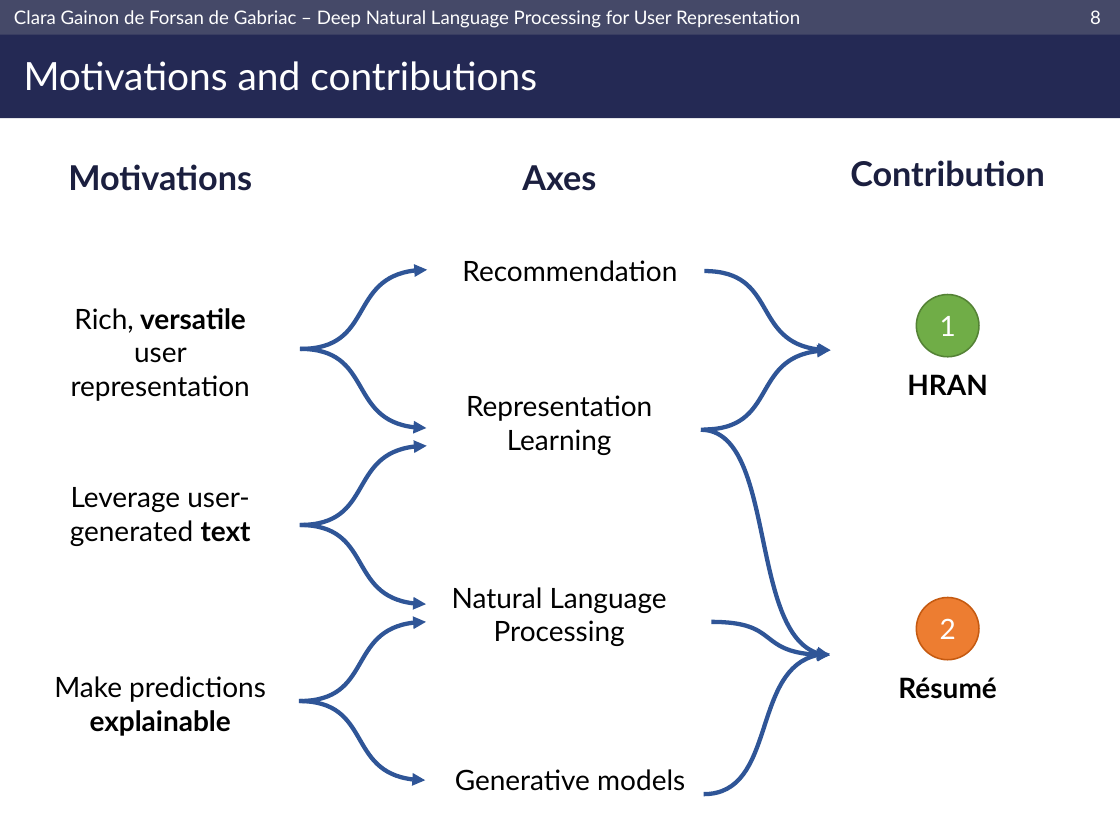
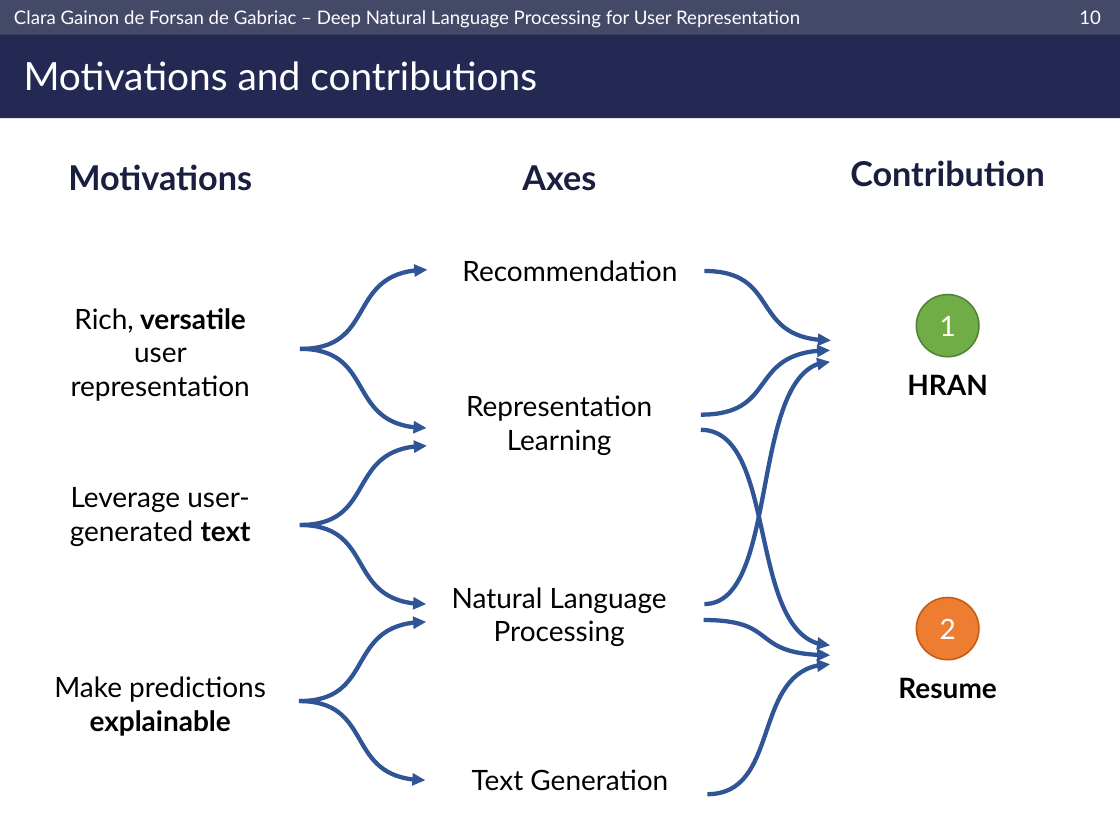
Before and after one commit to clara-gdef/defense, a slide deck: slide 11 of defense.pptx (slide 9 before the commit). Drawn at 1120x840 pixels with LibreOffice and Linux fonts; fonts in the diff are those of the drawing; background and template pictures are left out. Boxes give left, top, right and bottom in pixels: in the first picture for what was removed or moved away, otherwise in the second. Text is boxed around its words. In the diff, an @@ line names an element or a change of style, - is before the commit and + after.

```diff
--- a/defense.pptx
+++ b/defense.pptx
@@ page number at bbox=[1079, 10, 1101, 24]: text changed @@
-8
+10
@@ freeform shape: place and size @@
-freeform shape at bbox=[704, 271, 831, 351]
+freeform shape at bbox=[704, 271, 831, 340]
@@ freeform shape: place and size @@
-freeform shape at bbox=[703, 351, 830, 430]
+freeform shape at bbox=[701, 351, 830, 414]
@@ freeform shape added at bbox=[704, 362, 830, 604], outline #2F5597 2.75 pt @@
@@ freeform shape: place and size @@
-freeform shape at bbox=[701, 430, 830, 655]
+freeform shape at bbox=[701, 430, 830, 645]
@@ freeform shape: place and size @@
-freeform shape at bbox=[711, 622, 830, 655]
+freeform shape at bbox=[703, 620, 830, 655]
@@ freeform shape: place and size @@
-freeform shape at bbox=[703, 654, 830, 794]
+freeform shape at bbox=[708, 664, 830, 794]
@@ text at bbox=[898, 677, 996, 699]: text changed @@
-Résumé
+Resume
@@ text at bbox=[472, 769, 668, 791]: text changed @@
-Generative models
+Text Generation
```
Also in this commit, not shown: 26 other slides changed, 11 slides added, 4 slides removed.
